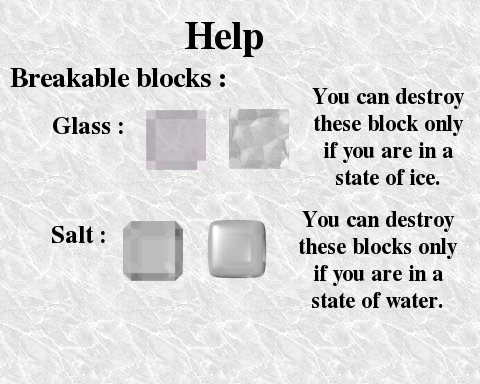
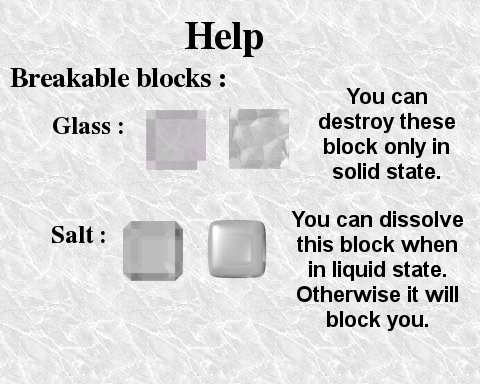
Layered file, before and after one edit (480x384). Changes by layer:
renamed "You can destroy these blocks o..." to "You can dissolve this block wh...", painted on it over [left=291, top=211, right=463, bottom=331]
painted on "You can destroy these block on..." over [left=312, top=88, right=465, bottom=185]
